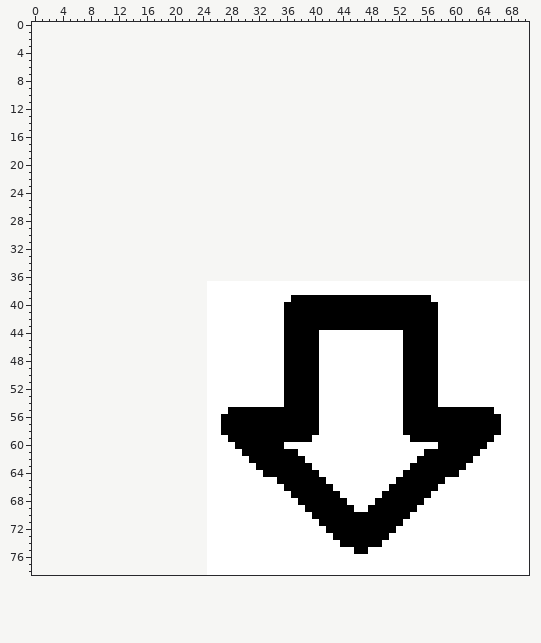
File history of a sprite sheet, Images/UI/CreateScreen/pointDownArrow.png. Above is the file before it was changed.
The file is 46x42 pixels. The old version is drawn lined up with the new one, on the new canvas.
After:
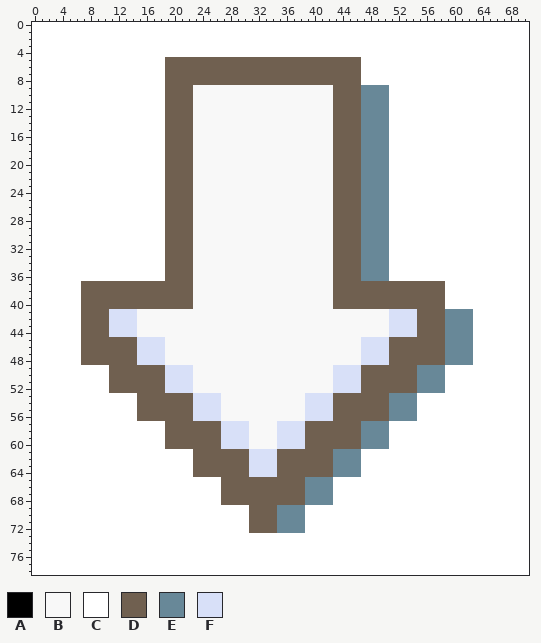
Palette (. is transparent): A #000000  B #f8f8f8  C #ffffff  D #706050  E #688898  F #d8e0f8
The exact change:
canvas 46x42 -> 71x79, the old top-left corner now at 25,37
y 0..4: x 0..70 ....................................................................... -> CCCCCCCCCCCCCCCCCCCCCCCCCCCCCCCCCCCCCCCCCCCCCCCCCCCCCCCCCCCCCCCCCCCCCCC
y 5..8: x 0..70 ....................................................................... -> CCCCCCCCCCCCCCCCCCCDDDDDDDDDDDDDDDDDDDDDDDDDDDDCCCCCCCCCCCCCCCCCCCCCCCC
y 9..36: x 0..70 ....................................................................... -> CCCCCCCCCCCCCCCCCCCDDDDBBBBBBBBBBBBBBBBBBBBDDDDEEEECCCCCCCCCCCCCCCCCCCC
y 37..38: x 0..58 .........................CCCCCCCCCCCCCCCCCCCCCCCCCCCCCCCCCC -> CCCCCCCDDDDDDDDDDDDDDDDBBBBBBBBBBBBBBBBBBBBDDDDDDDDDDDDDDDD
y 39: x 0..58 .........................CCCCCCCCCCCCAAAAAAAAAAAAAAAAAAAACC -> CCCCCCCDDDDDDDDDDDDDDDDBBBBBBBBBBBBBBBBBBBBDDDDDDDDDDDDDDDD
y 40: x 0..58 .........................CCCCCCCCCCCAAAAAAAAAAAAAAAAAAAAAAC -> CCCCCCCDDDDDDDDDDDDDDDDBBBBBBBBBBBBBBBBBBBBDDDDDDDDDDDDDDDD
y 41..43: x 0..62 .........................CCCCCCCCCCCAAAAAAAAAAAAAAAAAAAAAACCCCC -> CCCCCCCDDDDFFFFBBBBBBBBBBBBBBBBBBBBBBBBBBBBBBBBBBBBFFFFDDDDEEEE
y 44: x 0..62 .........................CCCCCCCCCCCAAAAACCCCCCCCCCCCAAAAACCCCC -> CCCCCCCDDDDFFFFBBBBBBBBBBBBBBBBBBBBBBBBBBBBBBBBBBBBFFFFDDDDEEEE
y 45..48: x 0..62 .........................CCCCCCCCCCCAAAAACCCCCCCCCCCCAAAAACCCCC -> CCCCCCCDDDDDDDDFFFFBBBBBBBBBBBBBBBBBBBBBBBBBBBBFFFFDDDDDDDDEEEE
y 49..52: x 0..58 .........................CCCCCCCCCCCAAAAACCCCCCCCCCCCAAAAAC -> CCCCCCCCCCCDDDDDDDDFFFFBBBBBBBBBBBBBBBBBBBBFFFFDDDDDDDDEEEE
y 53..54: x 0..57 .........................CCCCCCCCCCCAAAAACCCCCCCCCCCCAAAAA -> CCCCCCCCCCCCCCCDDDDDDDDFFFFBBBBBBBBBBBBFFFFDDDDDDDDEEEECCC
y 55: x 0..65 .........................CCCAAAAAAAAAAAAACCCCCCCCCCCCAAAAAAAAAAAAA -> CCCCCCCCCCCCCCCDDDDDDDDFFFFBBBBBBBBBBBBFFFFDDDDDDDDEEEECCCCCCCCCCC
y 56: x 0..66 .........................CCAAAAAAAAAAAAAACCCCCCCCCCCCAAAAAAAAAAAAAA -> CCCCCCCCCCCCCCCDDDDDDDDFFFFBBBBBBBBBBBBFFFFDDDDDDDDEEEECCCCCCCCCCCC
y 57..58: x 0..50 .........................CCAAAAAAAAAAAAAACCCCCCCCCC -> CCCCCCCCCCCCCCCCCCCDDDDDDDDFFFFBBBBFFFFDDDDDDDDEEEE; x 53..66 AAAAAAAAAAAAAA -> CCCCCCCCCCCCCC
y 59: x 0..50 .........................CCCAAAAAAAAAAAACCCCCCCCCCC -> CCCCCCCCCCCCCCCCCCCDDDDDDDDFFFFBBBBFFFFDDDDDDDDEEEE; x 54..65 AAAAAAAAAAAA -> CCCCCCCCCCCC
y 60: x 0..50 .........................CCCCAAAAAAACCCCCCCCCCCCCCC -> CCCCCCCCCCCCCCCCCCCDDDDDDDDFFFFBBBBFFFFDDDDDDDDEEEE; x 58..64 AAAAAAA -> CCCCCCC
y 61: x 0..46 .........................CCCCCAAAAAAAACCCCCCCCC -> CCCCCCCCCCCCCCCCCCCCCCCDDDDDDDDFFFFDDDDDDDDEEEE; x 56..63 AAAAAAAA -> CCCCCCCC
y 62: x 0..46 .........................CCCCCCAAAAAAAACCCCCCCC -> CCCCCCCCCCCCCCCCCCCCCCCDDDDDDDDFFFFDDDDDDDDEEEE; x 55..62 AAAAAAAA -> CCCCCCCC
y 63: x 0..46 .........................CCCCCCCAAAAAAAACCCCCCC -> CCCCCCCCCCCCCCCCCCCCCCCDDDDDDDDFFFFDDDDDDDDEEEE; x 54..61 AAAAAAAA -> CCCCCCCC
y 64: x 0..46 .........................CCCCCCCCAAAAAAAACCCCCC -> CCCCCCCCCCCCCCCCCCCCCCCDDDDDDDDFFFFDDDDDDDDEEEE; x 53..60 AAAAAAAA -> CCCCCCCC
y 65: x 0..24 ......................... -> CCCCCCCCCCCCCCCCCCCCCCCCC; x 27..42 CCCCCCCCAAAAAAAC -> DDDDDDDDDDDDEEEE; x 52..58 AAAAAAA -> CCCCCCC
y 66: x 0..24 ......................... -> CCCCCCCCCCCCCCCCCCCCCCCCC; x 27..42 CCCCCCCCCAAAAAAA -> DDDDDDDDDDDDEEEE; x 51..57 AAAAAAA -> CCCCCCC
y 67: x 0..24 ......................... -> CCCCCCCCCCCCCCCCCCCCCCCCC; x 27..43 CCCCCCCCCCAAAAAAA -> DDDDDDDDDDDDEEEEC; x 50..56 AAAAAAA -> CCCCCCC
y 68: x 0..24 ......................... -> CCCCCCCCCCCCCCCCCCCCCCCCC; x 27..44 CCCCCCCCCCCAAAAAAA -> DDDDDDDDDDDDEEEECC; x 49..55 AAAAAAA -> CCCCCCC
y 69: x 0..24 ......................... -> CCCCCCCCCCCCCCCCCCCCCCCCC; x 31..45 CCCCCCCCAAAAAAA -> DDDDEEEECCCCCCC; x 48..54 AAAAAAA -> CCCCCCC
y 70: x 0..24 ......................... -> CCCCCCCCCCCCCCCCCCCCCCCCC; x 31..38 CCCCCCCC -> DDDDEEEE; x 40..53 AAAAAAAAAAAAAA -> CCCCCCCCCCCCCC
y 71: x 0..24 ......................... -> CCCCCCCCCCCCCCCCCCCCCCCCC; x 31..38 CCCCCCCC -> DDDDEEEE; x 41..52 AAAAAAAAAAAA -> CCCCCCCCCCCC
y 72: x 0..24 ......................... -> CCCCCCCCCCCCCCCCCCCCCCCCC; x 31..38 CCCCCCCC -> DDDDEEEE; x 42..51 AAAAAAAAAA -> CCCCCCCCCC
y 73: x 0..24 ......................... -> CCCCCCCCCCCCCCCCCCCCCCCCC; x 43..50 AAAAAAAA -> CCCCCCCC
y 74: x 0..24 ......................... -> CCCCCCCCCCCCCCCCCCCCCCCCC; x 44..49 AAAAAA -> CCCCCC
y 75: x 0..24 ......................... -> CCCCCCCCCCCCCCCCCCCCCCCCC; x 46..47 AA -> CC
y 76..78: x 0..24 ......................... -> CCCCCCCCCCCCCCCCCCCCCCCCC
Where, in picture pixels (left, top, right, bottom), the same in both pictures:
changed: (32, 22, 529, 575)
